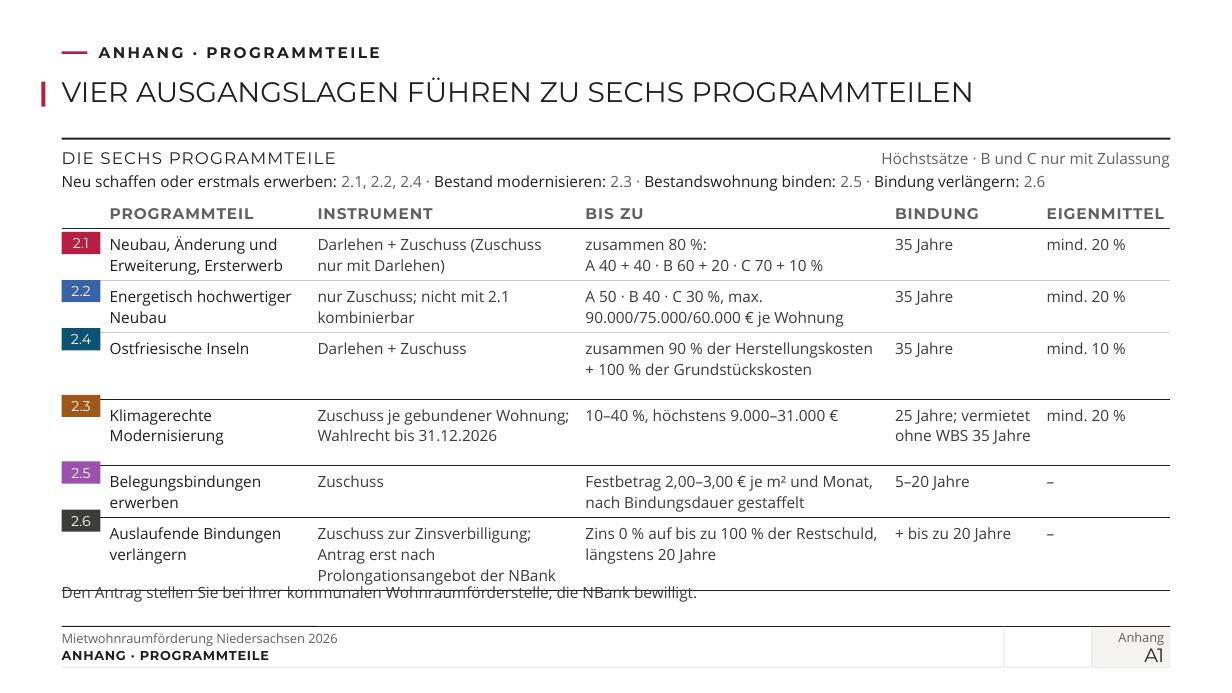
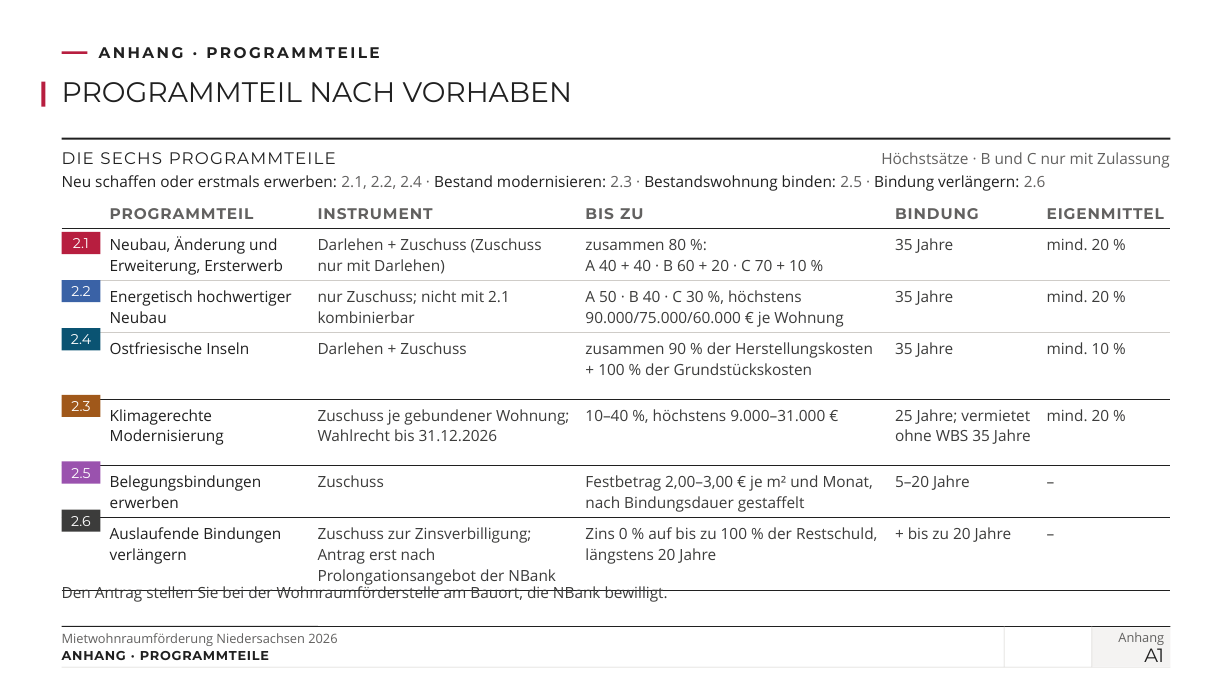
Before and after one commit to vgedaschko/NBank, a slide deck: slide 30 of praesentation/dist/PGN-Mietwohnraumfoerderung-Niedersachsen-2026-Vortrag.pptx. Drawn at 1232x693 pixels with LibreOffice and Linux fonts; fonts in the diff are those of the drawing; background and template pictures are left out. Boxes give left, top, right and bottom in pixels: in the first picture for what was removed or moved away, otherwise in the second. Text is boxed around its words. In the diff, an @@ line names an element or a change of style, - is before the commit and + after.

```diff
--- a/praesentation/dist/PGN-Mietwohnraumfoerderung-Niedersachsen-2026-Vortrag.pptx
+++ b/praesentation/dist/PGN-Mietwohnraumfoerderung-Niedersachsen-2026-Vortrag.pptx
@@ title at (62,82,572,102): text changed @@
-VIER AUSGANGSLAGEN FÜHREN ZU SECHS PROGRAMMTEILEN
+PROGRAMMTEIL NACH VORHABEN
@@ table at (62,198,1171,589) @@
-row 3, column 4: A 50 · B 40 · C 30 %, max. 90.000/75.000/60.000 € je Wohnung
+row 3, column 4: A 50 · B 40 · C 30 %, höchstens 90.000/75.000/60.000 € je Wohnung
@@ text at (62,584,668,602): text changed @@
-Den Antrag stellen Sie bei Ihrer kommunalen Wohnraumförderstelle, die NBank bewilligt.
+Den Antrag stellen Sie bei der Wohnraumförderstelle am Bauort, die NBank bewilligt.
```
Also in this commit, not shown: 9 other slides changed, 14 other files.
